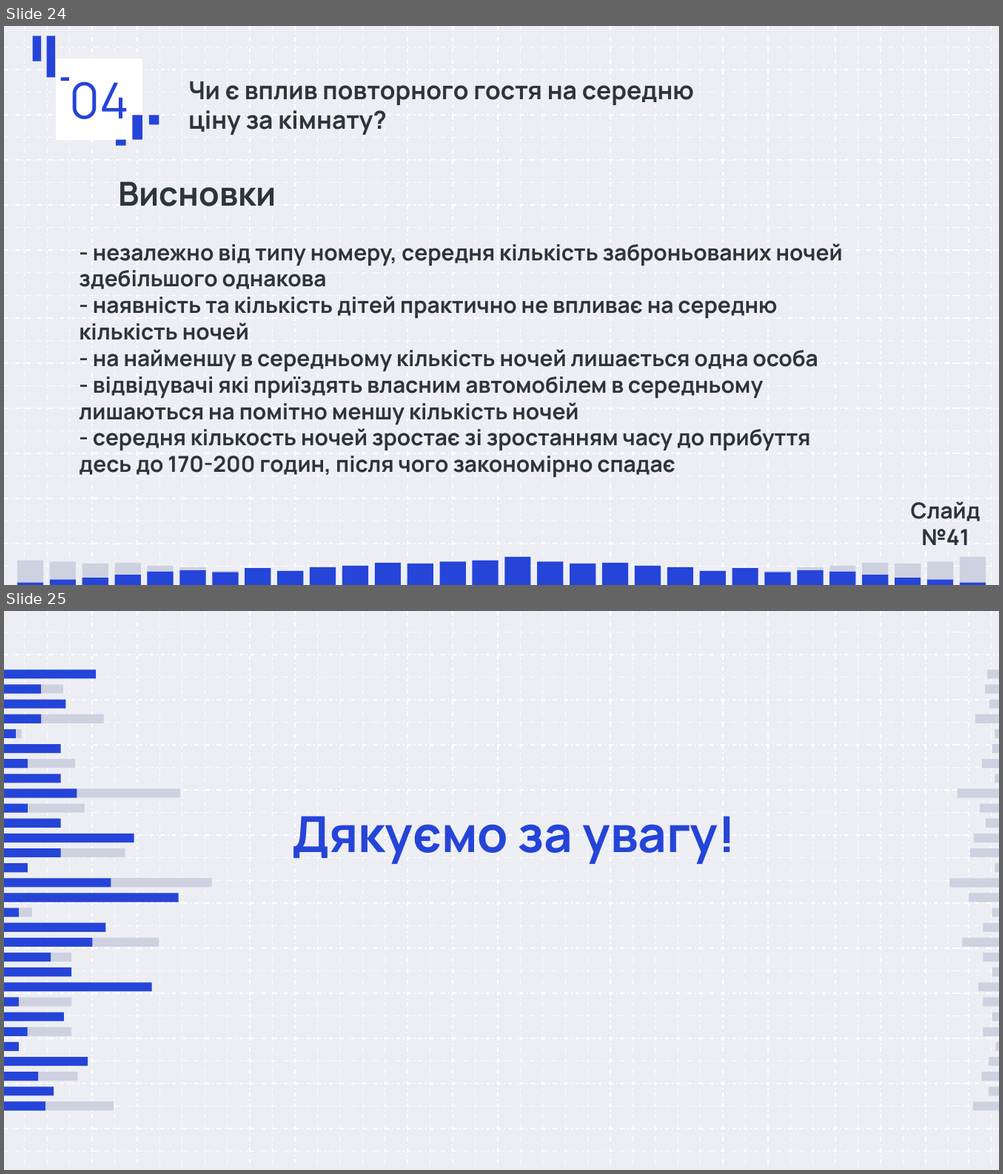
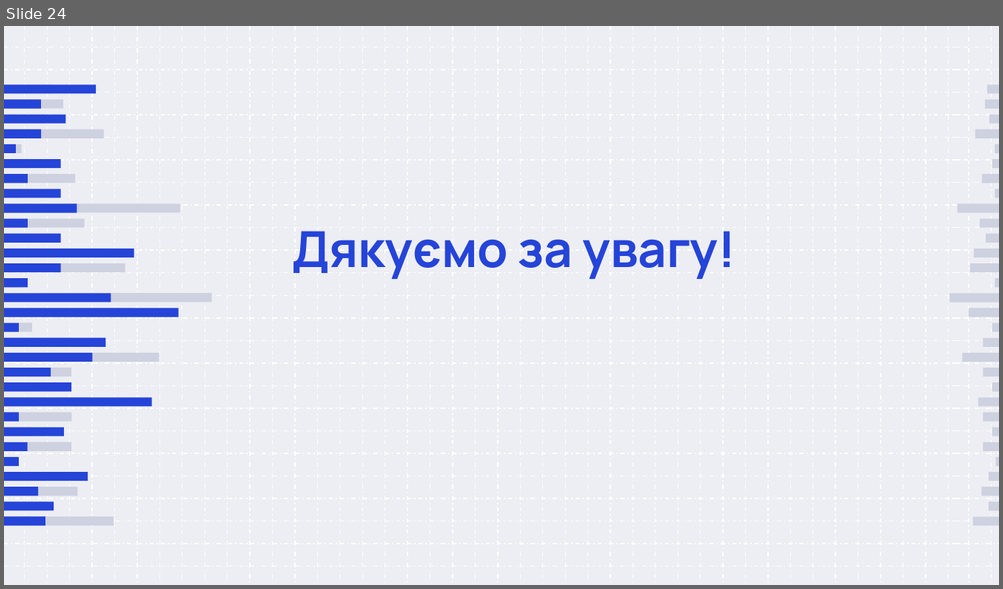
Before and after one commit to damyr-zaichenko/data_analysis_labs, a slide deck: lab3/Лабораторна 3.pptx. Shown one above the other, each under a label of ours: slides 24 and 25 before the commit, slide 24 after it. The pictures are 1003x1174 and 1003x589 pixels, drawn with LibreOffice and Linux fonts; fonts in the diff are those of the drawing. Boxes give left, top, right and bottom in pixels: in the first picture for what was removed or moved away, otherwise in the second. Text is boxed around its words. In the diff, an @@ line names an element or a change of style, - is before the commit and + after.

```diff
--- a/lab3/Лабораторна 3.pptx
+++ b/lab3/Лабораторна 3.pptx
@@ slide 24 removed at bbox=[4, 26, 999, 585], background #EDEEF3; not listed: 92 template elements that a slide beside it also shows @@
@@ freeform shape removed at bbox=[33, 36, 42, 62] @@
@@ freeform shape removed at bbox=[47, 36, 56, 78] @@
@@ title removed at bbox=[56, 59, 142, 141] @@
-04
@@ freeform shape removed at bbox=[61, 78, 70, 82] @@
@@ title removed at bbox=[188, 82, 694, 135] @@
-Чи є вплив повторного гостя на середню
-ціну за кімнату?
@@ freeform shape removed at bbox=[132, 116, 142, 141] @@
@@ freeform shape removed at bbox=[149, 116, 159, 125] @@
@@ freeform shape removed at bbox=[116, 139, 125, 145] @@
@@ text removed at bbox=[118, 181, 276, 207] @@
-Висновки
@@ text removed at bbox=[79, 244, 842, 477] @@
-- незалежно від типу номеру, середня кількість заброньованих ночей здебільшого однакова
-- наявність та кількість дітей практично не впливає на середню кількість ночей
-- на найменшу в середньому кількість ночей лишається одна особа
-- відвідувачі які приїздять власним автомобілем в середньому лишаються на помітно меншу кількість ночей
-- середня кількость ночей зростає зі зростанням часу до прибуття десь до 170-200 годин, після чого закономірно спадає
@@ text removed at bbox=[910, 502, 980, 545] @@
-Слайд №41
@@ group removed at bbox=[17, 561, 498, 585]: 15 freeform shapes @@
@@ group removed at bbox=[17, 557, 984, 585]: 30 freeform shapes @@
@@ group removed at bbox=[504, 557, 984, 585]: 15 freeform shapes @@
@@ what was slide 25 is now slide 24 @@
```
Also in this commit, not shown: 12 slides changed, 7 slides added, 7 other slides removed.
